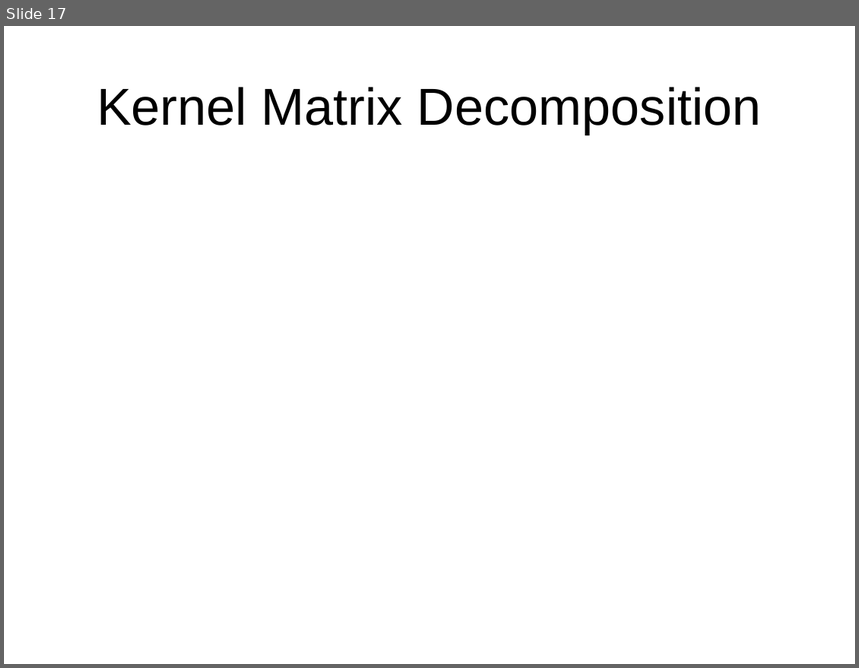
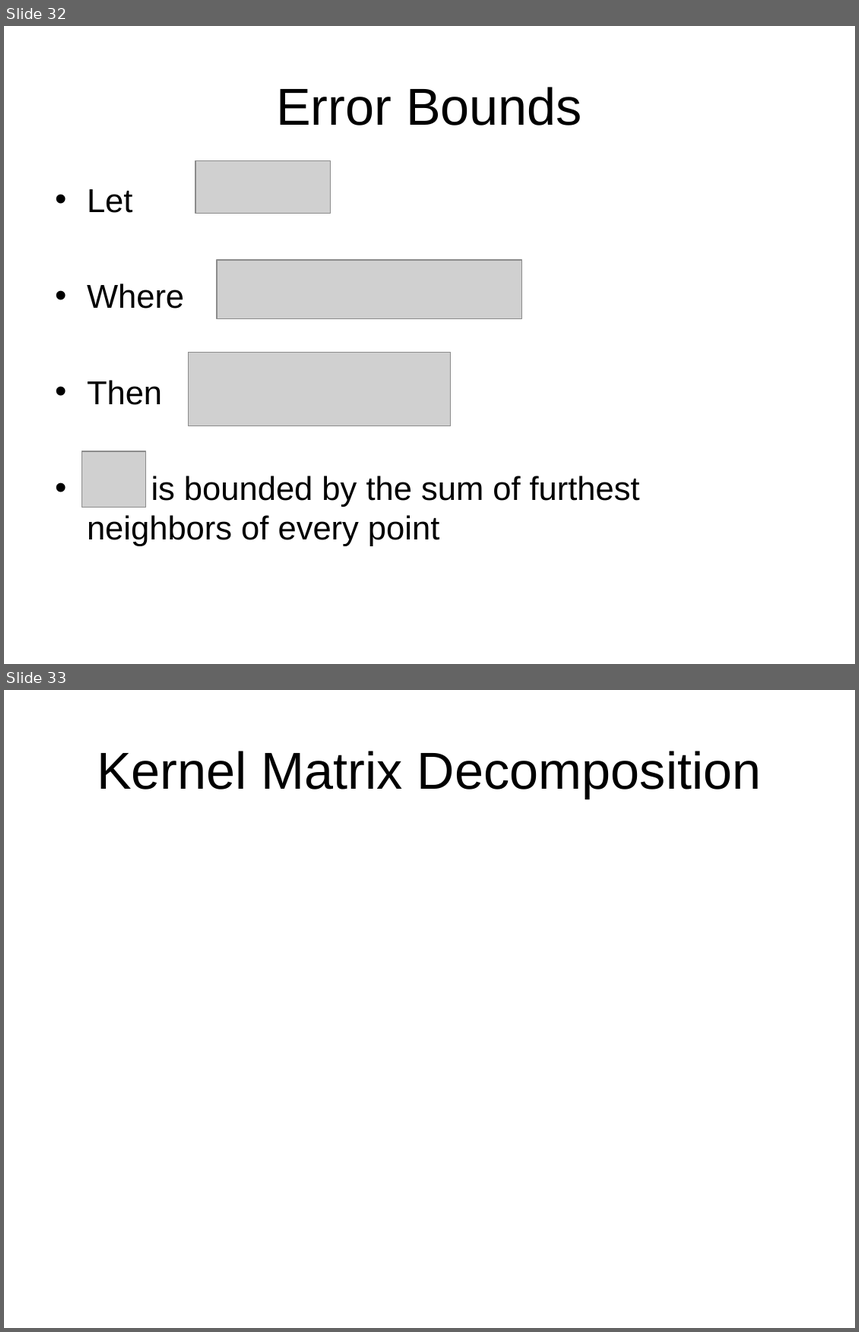
Before and after one commit to subailong/mlpack, a slide deck: fastlib/u/nvasil/docs/proposal/proposal.ppt. Shown one above the other, each under a label of ours: slide 17 before the commit, slides 32 and 33 after it. The pictures are 859x668 and 859x1332 pixels, drawn with LibreOffice and Linux fonts; fonts in the diff are those of the drawing; grey boxes stand for pictures. Boxes give left, top, right and bottom in pixels: in the first picture for what was removed or moved away, otherwise in the second. Text is boxed around its words. In the diff, an @@ line names an element or a change of style, - is before the commit and + after.

```diff
--- a/fastlib/u/nvasil/docs/proposal/proposal.ppt
+++ b/fastlib/u/nvasil/docs/proposal/proposal.ppt
@@ slide 32 added at (4, 26, 855, 664), background #FFFFFF @@
@@ title added at (276, 87, 582, 126), 44 pt, text #000000 @@
+Error Bounds
@@ picture added at (196, 161, 330, 213) @@
@@ text added at (87, 189, 640, 547), 28 pt, text #000000 @@
+• Let
+• Where
+• Then
+• is bounded by the sum of furthest neighbors of every point
@@ picture added at (217, 260, 522, 319) @@
@@ picture added at (189, 352, 451, 426) @@
@@ picture added at (82, 452, 146, 508) @@
@@ what was slide 17 is now slide 33 @@
```
Also in this commit, not shown: 18 other slides added, 3 slides removed.
